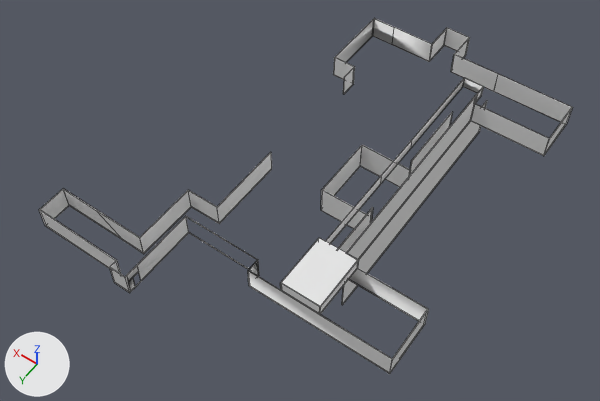
Two versions of the FBX model Assets/Models/World/Rakenteet/SeinaRunko_V.1.fbx, one commit apart.
Rendered twice from a 50 mm camera at (-33.9, 56.2, 75.9) aimed at (1.7, 6.3, -2.5). Every picture has the same lights, and +X, +Y and +Z are marked at lower left. Mesh edges are drawn as thin lines. Vertices at the same position are counted once.

Script lines for the objects in view, before the commit:
```python
me_cube_002 = bpy.data.meshes.new('Cube.002')
me_cube_002.from_pydata(...)  # 270 vertices, 241 faces; spans x -19.5..21.7, y -25.0..28.7, z -5.6..4.7
me_cube_002.materials.append(mat_tiiliseina)  # its picture is missing
ob_seinä_runko = bpy.data.objects.new('Seinä_Runko', me_cube_002)
ob_seinä_runko.location = (0.0, 0.0, 0.0)
```
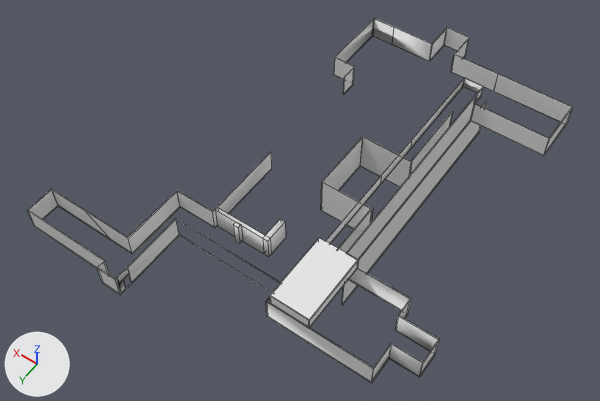
Location of each change, (x1, y1, x2, y2) in pixels of the pictures (600 x 401 px):
```json
{"object": "Seinä_Runko", "change": "reshaped", "before": [39, 18, 573, 374], "after": [27, 18, 573, 383]}
{"part": 1, "of": "me_cube_002", "change": "added", "after": [233, 222, 242, 243]}
{"part": 2, "of": "me_cube_002", "change": "built on", "before": [39, 145, 429, 374], "after": [27, 137, 440, 383]}
```

Scene script edits in JSON lines:
```json
{"block": "me_cube_002", "where": "# used by ob_seinä_runko; location = (0.0, 0.0, 0.0)"}
{"op": "remove", "block": "me_cube_002", "code": "me_cube_002.from_pydata(...)  # 270 vertices, 241 faces; spans x -19.5..21.7, y -25.0..28.7, z -5.6..4.7"}
{"op": "add", "block": "me_cube_002", "code": "me_cube_002.from_pydata(...)  # 310 vertices, 277 faces; spans x -22.1..22.7, y -25.0..29.4, z -5.6..4.7"}
{"block": "me_cube_002", "change": "me_cube_002 part 1: a new loose piece, a box spanning x 2.41..3.08, y 16.31..16.82, z 0.17..3.17, in mat_tiiliseina (its picture is missing)"}
{"block": "me_cube_002", "change": "me_cube_002 part 2"}
{"block": "me_cube_002", "change": "4 vertices are removed from x 6.3..7.2, y 27.8..27.9, z 1.0..2.8"}
{"block": "me_cube_002", "change": "14 faces are deleted"}
{"block": "me_cube_002", "change": "16 vertices in x -10.9..-6.1, y 20.5..20.6, z 3.2..4.7 move by (0.0, 1.9, 0.0)"}
{"block": "me_cube_002", "change": "12 vertices in x 10.1..21.7, y 27.6..28.7, z 0.2..3.2 move by (1.0, 0.7, 0.0)"}
{"block": "me_cube_002", "change": "12 vertices in x 10.1..21.7, y 15.9..24.0, z 0.2..3.2 move by (1.0, 0.8, 0.0)"}
{"block": "me_cube_002", "change": "12 vertices in x 8.0..8.1, y 26.8..28.4, z 0.2..3.2 move by (0.6, 0.8, 0.0)"}
{"block": "me_cube_002", "change": "10 vertices in x -6.9..0.2, y -4.8..4.1, z -1.6 move by (0.0, 0.0, 1.5)"}
{"block": "me_cube_002", "change": "8 vertices in x 8.0..8.1, y 27.8..28.7, z 0.2..3.2 move by (0.6, 0.7, 0.0)"}
{"block": "me_cube_002", "change": "29 vertices move from x -19.5..10.1, y -4.8..20.6, z -1.6..3.2 to x -18.5..8.7, y -4.8..22.5, z -1.9..3.2"}
{"block": "me_cube_002", "change": "28 vertices are added at x -22.1..11.1, y 13.2..28.6, z 0.2..3.2"}
{"block": "me_cube_002", "change": "8 new vertices lie (0.0, 0.0, 3.0) away from vertices in x -22.1..-18.4, y 16.0..20.6, z 0.2"}
{"block": "me_cube_002", "change": "44 new faces join them"}
```
